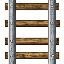
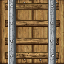
Layered file, before and after one edit (64x64). Changes by layer:
added layer "Layer 0" over [0, 0, 64, 64]
